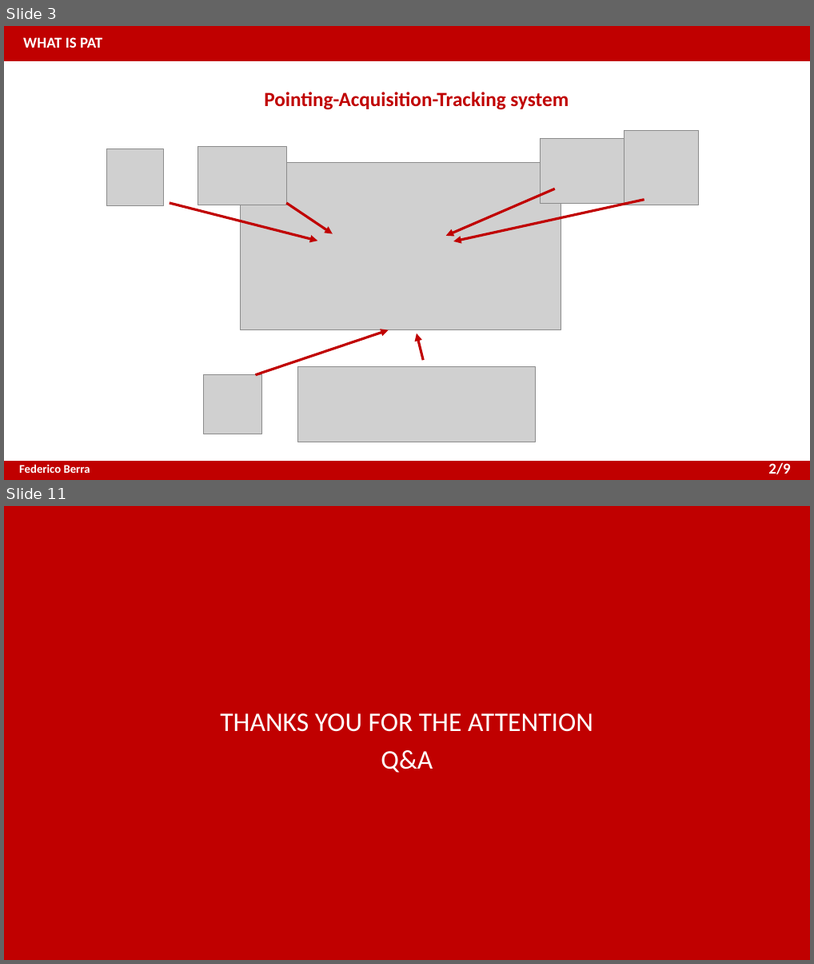
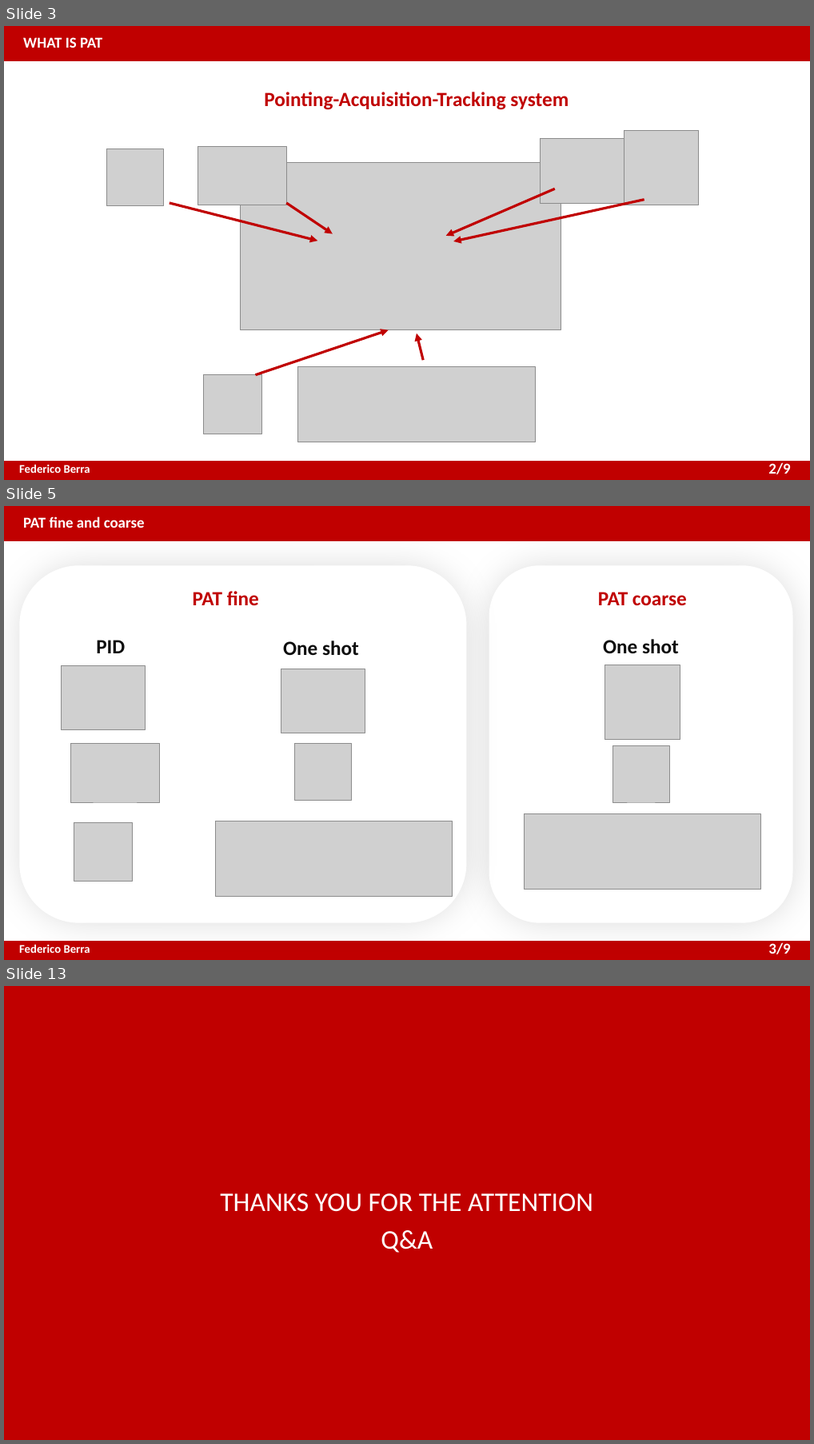
Before and after one commit to XaBerr/tesi-magistrale, a slide deck: presentazione_EN.pptx. Shown one above the other, each under a label of ours: slides 3 and 11 before the commit, slides 3, 5 and 13 after it; the slides between them are not shown. The pictures are 814x964 and 814x1444 pixels, drawn with LibreOffice and Linux fonts; fonts in the diff are those of the drawing; grey boxes stand for pictures. Boxes give left, top, right and bottom in pixels: in the first picture for what was removed or moved away, otherwise in the second. Text is boxed around its words. In the diff, an @@ line names an element or a change of style, - is before the commit and + after.

```diff
--- a/presentazione_EN.pptx
+++ b/presentazione_EN.pptx
@@ slide 5 added at (4,506,810,960), background #FFFFFF; not listed: 4 template elements that a slide beside it also shows @@
@@ text added at (23,516,145,528), 18 pt, text #FFFFFF, bold @@
+PAT fine and coarse
@@ rounded rectangle added at (20,565,467,922), fill #FFFFFF @@
@@ rounded rectangle added at (489,565,794,922), fill #FFFFFF @@
@@ text added at (193,591,259,606), 24 pt, text #C00000, bold @@
+PAT fine
@@ text added at (598,592,687,606), 24 pt, text #C00000, bold @@
+PAT coarse
@@ text added at (96,640,125,653), 24 pt, text #0D0D0D, bold @@
+PID
@@ text added at (283,640,359,655), 24 pt, text #0D0D0D, bold @@
+One shot
@@ text added at (603,639,679,653), 24 pt, text #0D0D0D, bold @@
+One shot
@@ picture added at (62,666,145,730) @@
@@ picture added at (282,668,365,733) @@
@@ picture added at (606,664,680,740) @@
@@ picture added at (70,744,159,803) @@
@@ picture added at (295,743,352,800) @@
@@ picture added at (613,745,670,803) @@
@@ picture added at (524,814,762,889) @@
@@ picture added at (74,822,132,881) @@
@@ picture added at (216,821,453,896) @@
@@ text added at (769,942,790,954), 18 pt, text #FFFFFF, bold @@
+3/9
@@ what was slide 11 is now slide 13 @@
```
Also in this commit, not shown: 6 slides changed, 3 other slides added, 4 slides removed, 2 other files.
